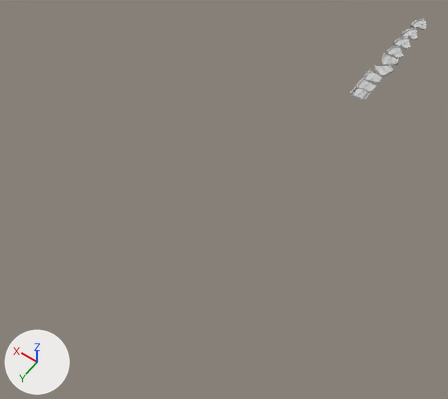
One commit to the Blender file REroute/Assets/Models/Environment/RoadPack/RoadPack_Train.blend: the scene before it, then after it.
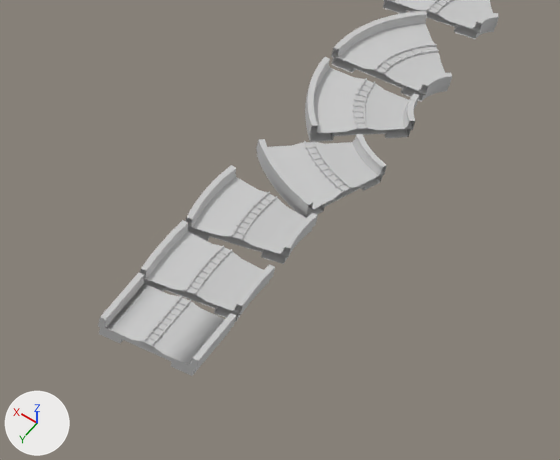
The first picture shows the older version from a 50 mm lens placed at (-96.0, 32.0, 181.0), pointed at (-5.0, -95.0, -19.0). The close-ups show both versions on the part from 75% to 94% of the width and 11% to 29% of the height of that picture; other places that the commit changed are outside them. Lighting does not change. The marker at lower left points along +X, +Y and +Z.

Objects in the first close-up: 'modular kit188', 'modular kit189', 'modular kit190', 'modular kit191', 'modular kit192', 'modular kit192.001', 'modular kit193', 'modular kit193.001', 'modular kit194'.
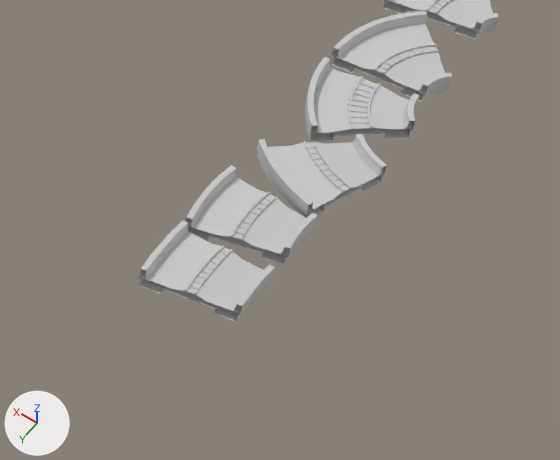
Boxes (x1, y1, x2, y2) around the edits, measured in the close-ups (560 x 460 px):
'modular kit188', deleted
    before: (98, 272, 236, 376)

The edits, one by one:
Object 'modular kit188' (ob_modular_kit188) is deleted.
